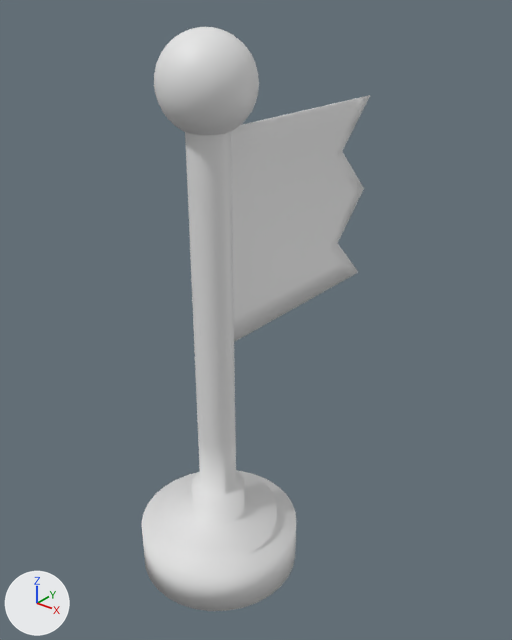
Before and after pictures for a commit that changed the Blender file Blender/checkpoint_flag_animated.blend.
The view is the same before and after, from a 50 mm camera at (1.43, -1.56, 2.02) aimed at (-0.03, 0.26, 0.9). The lights are fixed; the arrows at lower left show +X, +Y and +Z.

In view in the first picture: 'Pole'.
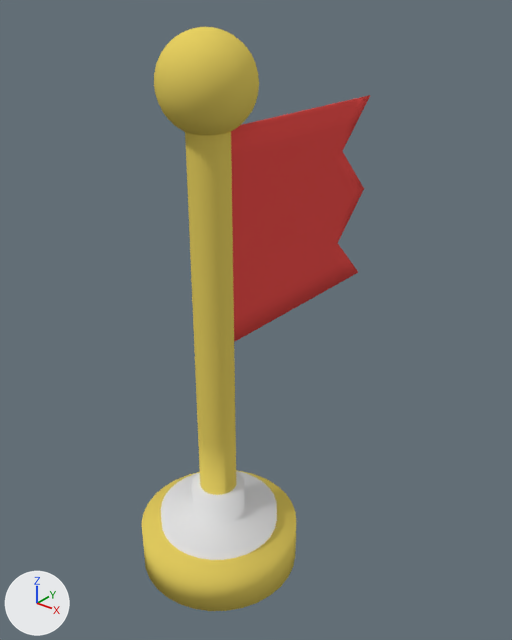
Commit message: Added materials

Boxes (x1, y1, x2, y2) around the edits, measured in the pictures (512 x 640 px):
part 1 of me_plane, recoloured (white to red)
    both: (231, 95, 370, 342)
part 2 of me_plane, recoloured (white to yellow)
    both: (154, 27, 259, 275)
part 3 of me_plane, recoloured (white to yellow)
    both: (191, 268, 236, 446)
part 4 of me_plane, recoloured (white to yellow)
    both: (141, 470, 296, 611)
part 5 of me_plane, recoloured (white to yellow)
    both: (198, 436, 236, 495)

The edits, one by one:
Material 'Flag' (mat_flag) is new.
Its base color is (0.8, 0.0801, 0.0742) (red #e7504d).
Material 'Pole_Gold' (mat_pole_gold) is new.
Its base color is (0.8, 0.632, 0.121) (yellow #e7d062).
Material 'Pole_White' (mat_pole_white) is new.
Its base color is (0.8, 0.8, 0.8) (white #e7e7e7).
me_plane has 1018 vertices, 983 faces and spans x -0.419..0.799, y -0.38..0.404, z -0.188..0.188.
me_plane is used by ob_pole; location (0.0, 0.298, 1.245); rotation (0.0, 1.571, 0.0), in degrees (0, 90, 0); scale (1.56, 1.56, 1.56).
me_plane part 1: all 214 faces centred in x -0.235..0.235, y -0.194..0.376, z -0.002..0.0 switch from no material to mat_flag (red #e7504d).
me_plane part 2: 448 of the faces centred in x -0.417..-0.035, y -0.285..-0.098, z -0.094..0.094 switch from no material to mat_pole_gold (yellow #e7d062).
me_plane part 3: 96 of the faces centred in x 0.103..0.379, y -0.234..-0.149, z -0.043..0.043 switch from no material to mat_pole_gold (yellow #e7d062).
me_plane part 4: 65 of the faces centred in x 0.691..0.799, y -0.378..-0.005, z -0.186..0.186 switch from no material to mat_pole_gold (yellow #e7d062).
me_plane part 5: 32 of the faces centred in x 0.517, y -0.234..-0.149, z -0.043..0.043 switch from no material to mat_pole_gold (yellow #e7d062).
me_plane now uses material mat_pole_white (white #e7e7e7).
